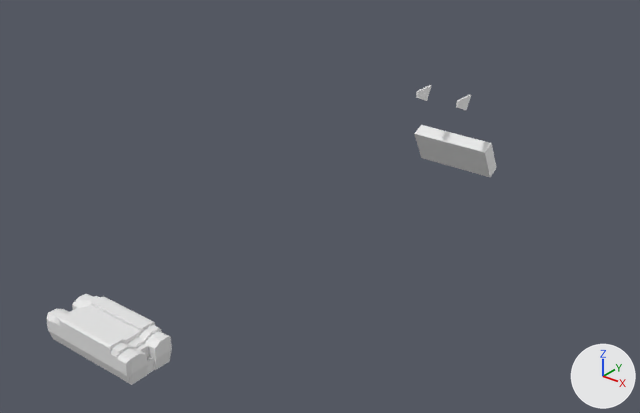
Renders of the Blender file blender/cb400sf_main.blend from each side of a commit.
One viewpoint serves both versions: a 50 mm camera at (1904.0, -3842.0, 2169.0) aimed at (-306.0, -1079.0, 456.0). The axes (+X, +Y, +Z) are drawn at lower right. The lights are the same throughout. The picture after the commit comes second.

Before the edit, the objects in view are built like this:
```python
ob_3_001 = bpy.data.objects.new('3.001', me_立方体_016)
ob_3_001.location = (4.0, -273.0, 616.0)
ob_3_001.rotation_euler = (0.437, 0.0, 0.0)  # degrees (25, 0, 0)
ob_3_001.scale = (0.11, 0.0856, 0.11)
ob_enjin_002 = bpy.data.objects.new('enjin.002', me_立方体_015)
ob_enjin_002.location = (4.0, -273.0, 616.0)
ob_enjin_002.rotation_euler = (0.437, 0.0, 0.0)  # degrees (25, 0, 0)
ob_enjin_002.scale = (0.11, 0.0856, 0.11)
ob_タンク = bpy.data.objects.new('タンク', me_立方体_003)
ob_タンク.location = (0.0, -13.0, 869.0)
ob_タンク.scale = (0.216, 0.311, 0.166)
ob_ラジエーター = bpy.data.objects.new('ラジエーター', me_立方体_006)
ob_ラジエーター.location = (0.0, -455.0, 600.0)
ob_ラジエーター.rotation_euler = (0.457, 0.0, 0.0)  # degrees (26, 0, 0)
ob_ラジエーター.scale = (-0.187, -0.0317, -0.0815)
ob_円柱 = bpy.data.objects.new('円柱', me_円柱)
ob_円柱.parent = ob_エンプティ
ob_円柱.location = (0.0000153, 138.7, 134.4)
ob_円柱.scale = (0.0213, 0.0205, -0.351)
ob_円柱_001 = bpy.data.objects.new('円柱.001', me_円柱_004)
ob_円柱_001.parent = ob_エンプティ_001
ob_円柱_001.location = (0.0, 138.7, 134.4)
ob_円柱_001.scale = (0.0294, 0.026, -0.245)
ob_立方体_004 = bpy.data.objects.new('立方体.004', me_立方体_004)
ob_立方体_004.location = (0.0, 441.0, 855.0)
ob_立方体_004.scale = (0.154, 0.346, 0.351)
ob_立方体_005 = bpy.data.objects.new('立方体.005', me_立方体_005)
ob_立方体_005.location = (0.0, -704.0, 896.0)
ob_立方体_005.scale = (-0.0935, -0.0642, 0.107)
ob_立方体_007 = bpy.data.objects.new('立方体.007', me_立方体_011)
ob_立方体_007.location = (0.0, -13.0, 869.0)
ob_立方体_007.scale = (0.216, 0.311, 0.166)
# also in view: 'enjin.001' at (4.0, -2488.0, 651.0)
```
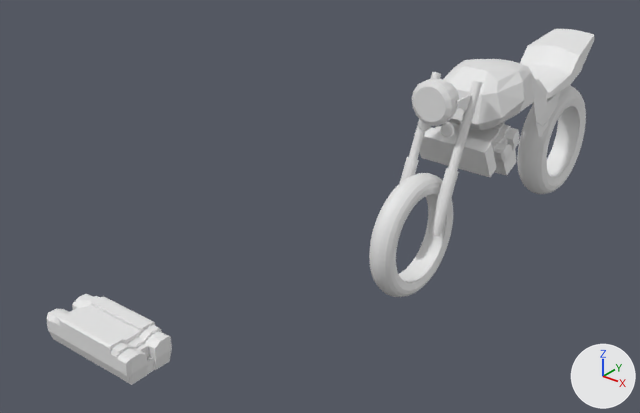
Commit message: blender/cb400sf_main.blendのバイナリファイルを更新

Location of each change, (x1, y1, x2, y2) in pixels of the pictures (640 x 413 px):
```json
{"object": "タイヤの断面", "change": "shown", "after": [369, 173, 453, 297]}
{"object": "タイヤの断面.2", "change": "shown", "after": [517, 85, 586, 194]}
{"object": "タンク", "change": "shown", "after": [443, 59, 546, 130]}
{"object": "立方体.004", "change": "shown", "after": [520, 29, 595, 98]}
{"object": "立方体.005", "change": "shown", "after": [412, 79, 459, 126]}
{"object": "円柱", "change": "shown", "after": [409, 72, 482, 236]}
{"object": "enjin.002", "change": "shown", "after": [435, 122, 519, 164]}
{"object": "円柱.001", "change": "shown", "after": [399, 157, 459, 237]}
{"object": "立方体.007", "change": "shown", "after": [534, 92, 560, 126]}
{"object": "3.001", "change": "shown", "after": [494, 150, 516, 176]}
{"object": "立方体.003", "change": "shown", "after": [418, 120, 454, 137]}
{"object": "立方体.006", "change": "added", "after": [537, 122, 548, 138]}
```

The change, as JSON lines over the scene's bpy script:
```json
{"op": "add", "block": "me_立方体_018", "code": ["me_立方体_018 = bpy.data.meshes.new('立方体.018')", "me_立方体_018.from_pydata([(569.0, 725.0, -1925.0), (607.0, 869.0, -1774.0), (585.0, 433.0, -1617.0), (569.0, 762.0, -2216.0), (607.0, 865.0, -1953.0), (585.0, 618.0, -2237.0)], [], [(0, 2, 5, 3), (1, 0, 3, 4)])"]}
{"op": "remove", "block": "ob_enjin_002", "code": "ob_enjin_002.hide_set(True)"}
{"op": "remove", "block": "ob_3_001", "code": "ob_3_001.hide_set(True)"}
{"op": "remove", "block": "ob_円柱", "code": "ob_円柱.hide_set(True)  # its collection is switched off"}
{"op": "remove", "block": "ob_タンク", "code": "ob_タンク.hide_set(True)  # its collection is switched off"}
{"op": "remove", "block": "ob_立方体_004", "code": "ob_立方体_004.hide_set(True)  # its collection is switched off"}
{"op": "remove", "block": "ob_立方体_005", "code": "ob_立方体_005.hide_set(True)  # its collection is switched off"}
{"op": "remove", "block": "ob_立方体_007", "code": "ob_立方体_007.hide_set(True)  # its collection is switched off"}
{"op": "remove", "block": "ob_円柱_001", "code": "ob_円柱_001.hide_set(True)  # its collection is switched off"}
{"op": "remove", "block": "ob_立方体_003", "code": "ob_立方体_003.hide_set(True)  # its collection is switched off"}
{"op": "remove", "block": "ob_タイヤの断面_2", "code": "ob_タイヤの断面_2.hide_set(True)  # its collection is switched off"}
{"op": "remove", "block": "ob_タイヤの断面", "code": "ob_タイヤの断面.hide_set(True)  # its collection is switched off"}
{"op": "add", "block": "ob_立方体_006", "code": ["ob_立方体_006 = bpy.data.objects.new('立方体.006', me_立方体_018)", "ob_立方体_006.location = (0.0, -13.0, 869.0)", "ob_立方体_006.scale = (0.216, 0.311, 0.166)", "_m = ob_立方体_006.modifiers.new('ミラー', 'MIRROR')"]}
```
